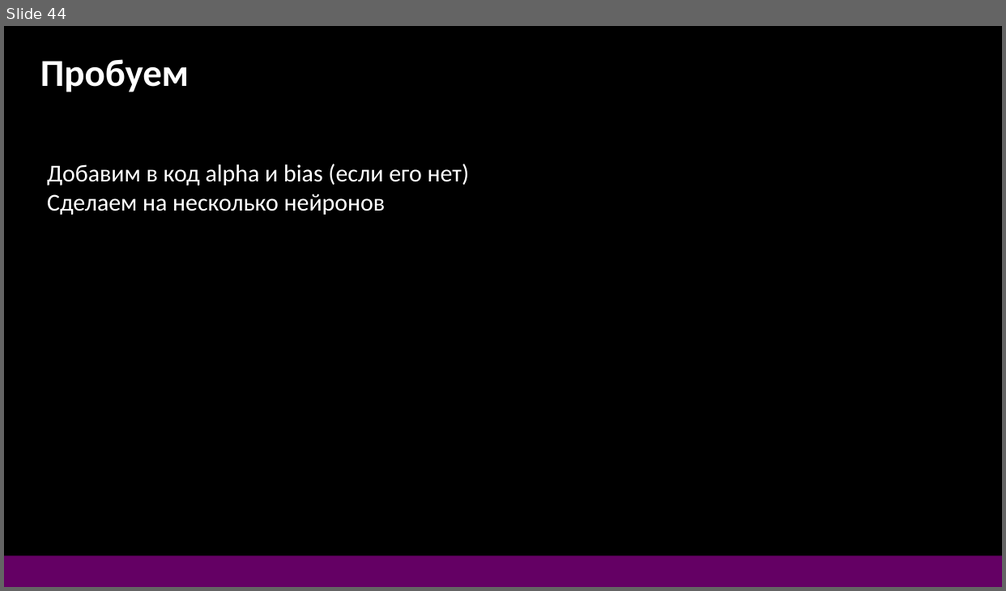
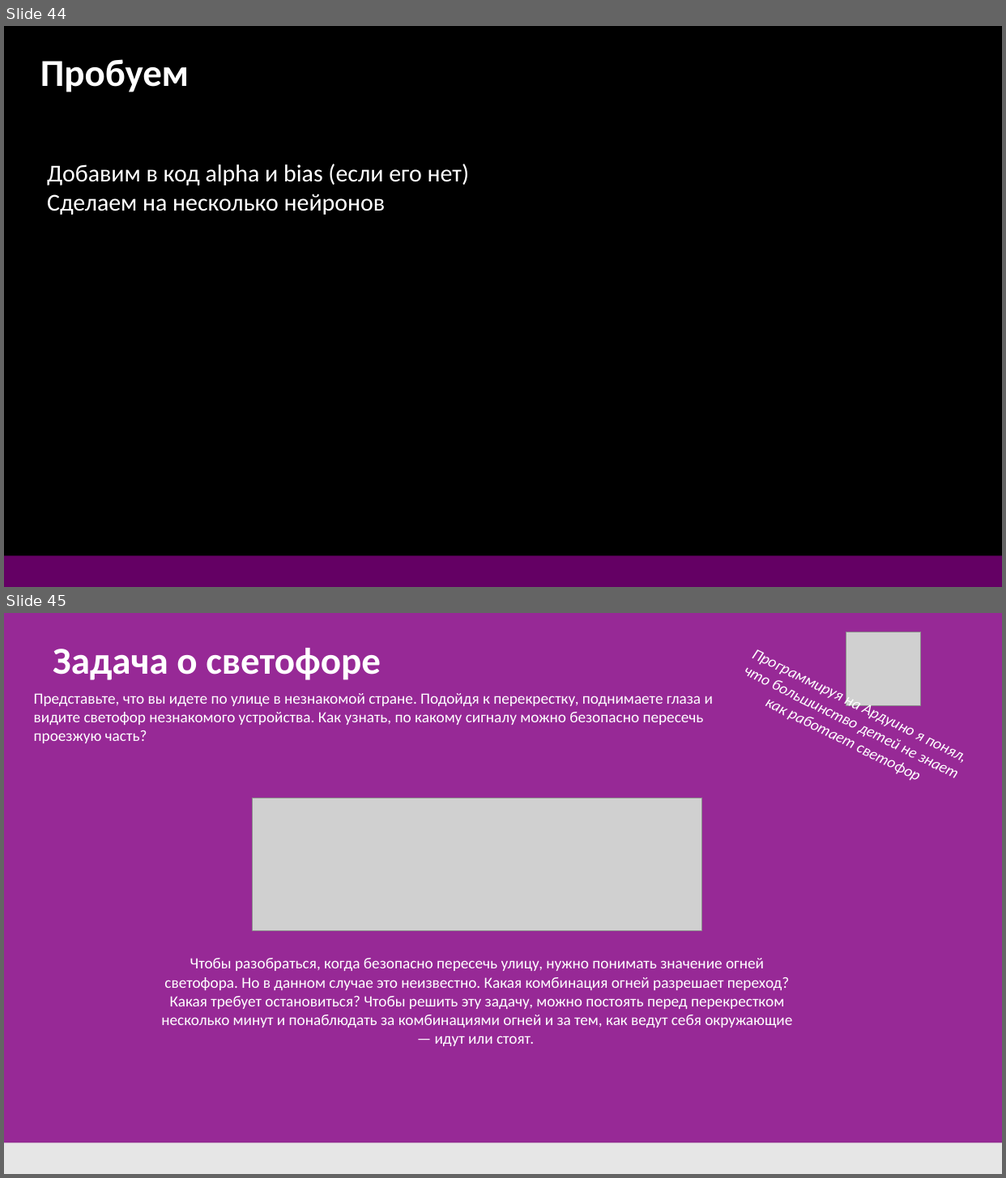
Before and after one commit to DonRobot-all/ML, a slide deck: 1. ML first 28.pptx. Shown one above the other, each under a label of ours: slide 44 before the commit, slides 44 and 45 after it. The pictures are 1006x591 and 1006x1178 pixels, drawn with LibreOffice and Linux fonts; fonts in the diff are those of the drawing; grey boxes stand for pictures. Boxes give left, top, right and bottom in pixels: in the first picture for what was removed or moved away, otherwise in the second. Text is boxed around its words. In the diff, an @@ line names an element or a change of style, - is before the commit and + after.

```diff
--- a/1. ML first 28.pptx
+++ b/1. ML first 28.pptx
@@ slide 45 added at (4, 613, 1002, 1174), background #972996 @@
@@ picture added at (846, 632, 921, 705) @@
@@ text added at (53, 648, 381, 680), 44 pt, text #FFFFFF, bold @@
+Задача о светофоре
@@ text added at (34, 693, 713, 743), 18 pt, text #FFFFFF @@
+Представьте, что вы идете по улице в незнакомой стране. Подойдя к перекрестку, поднимаете глаза и видите светофор незнакомого устройства. Как узнать, по какому сигналу можно безопасно пересечь проезжую часть?
@@ text added at (606, 690, 961, 1025), 18 pt, text #FFFFFF, italic @@
+Программируя на Ардуино я понял, что большинство детей не знает как работает светофор
@@ picture added at (252, 798, 702, 931) @@
@@ text added at (161, 958, 792, 1046), 18 pt, text #FFFFFF @@
+Чтобы разобраться, когда безопасно пересечь улицу, нужно понимать значение огней светофора. Но в данном случае это неизвестно. Какая комбинация огней разрешает переход? Какая требует остановиться? Чтобы решить эту задачу, можно постоять перед перекрестком несколько минут и понаблюдать за комбинациями огней и за тем, как ведут себя окружающие — идут или стоят.
@@ rectangle added at (4, 1143, 1002, 1174), fill #E6E6E6 @@
```
Also in this commit, not shown: 7 other slides added, 3 other files.
